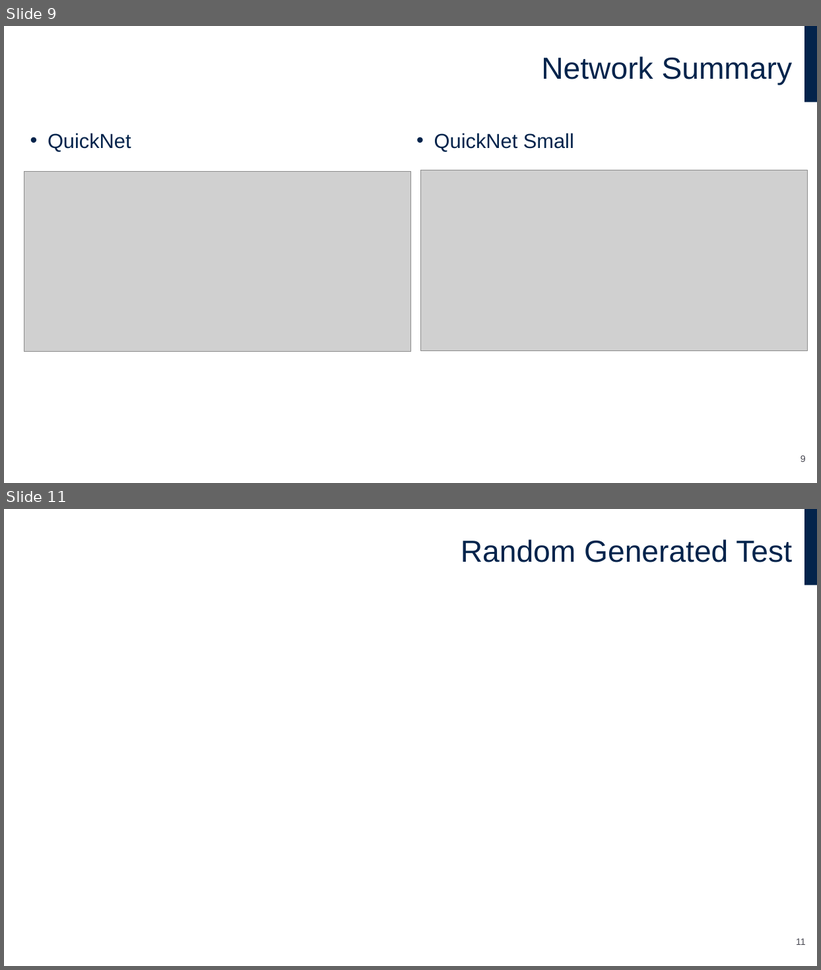
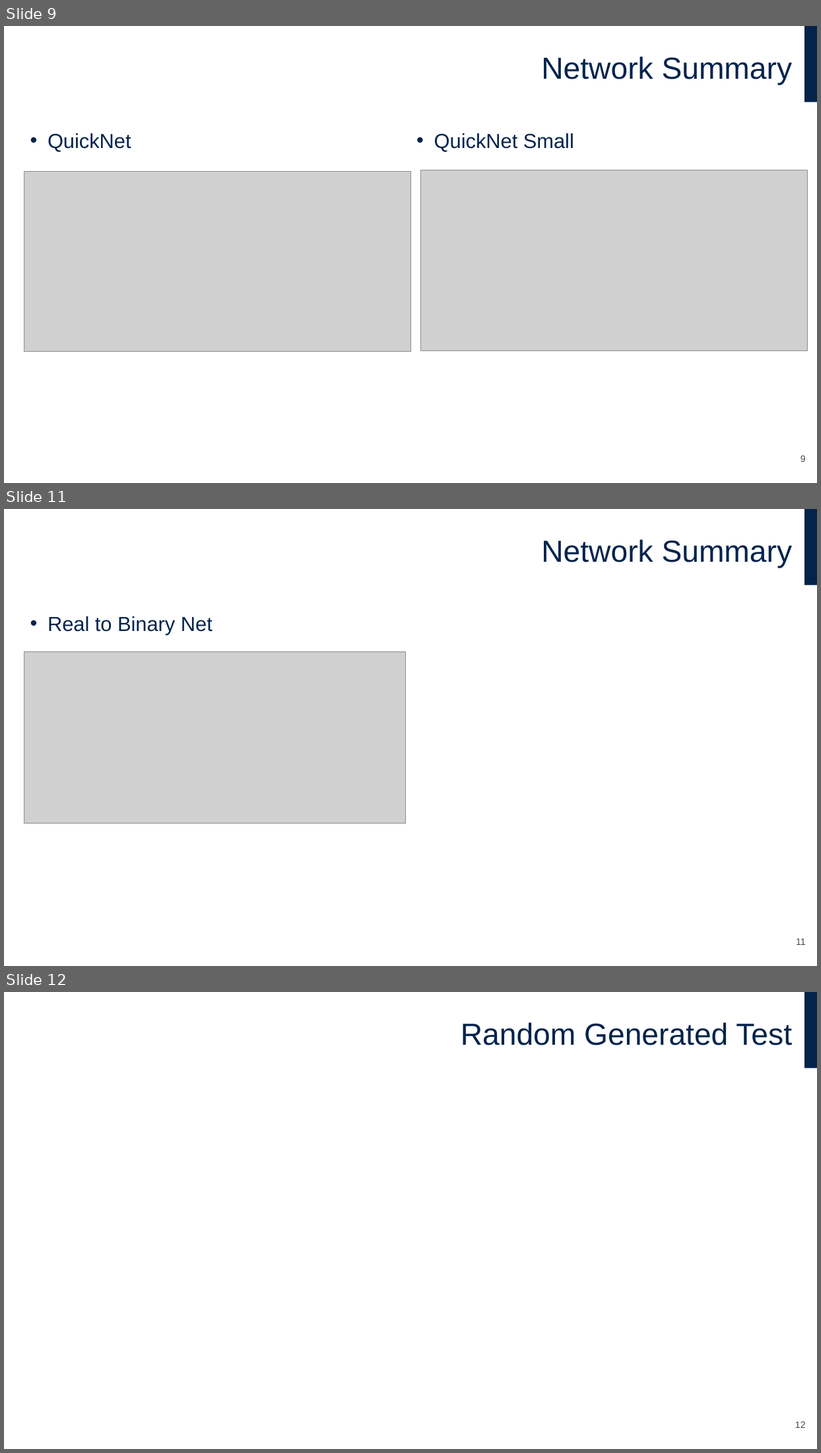
Before and after one commit to FrancescoLoro/qkeras_vs_larq_zoo_tester, a slide deck: zoo_qkeras_vs_larq.pptx. Shown one above the other, each under a label of ours: slides 9 and 11 before the commit, slides 9, 11 and 12 after it; the slides between them are not shown. The pictures are 821x970 and 821x1453 pixels, drawn with LibreOffice and Linux fonts; fonts in the diff are those of the drawing; grey boxes stand for pictures; background and template pictures are left out. Boxes give left, top, right and bottom in pixels: in the first picture for what was removed or moved away, otherwise in the second. Text is boxed around its words. In the diff, an @@ line names an element or a change of style, - is before the commit and + after.

Commit message:
added XNORNet and Binary to Real Net

```diff
--- a/zoo_qkeras_vs_larq.pptx
+++ b/zoo_qkeras_vs_larq.pptx
@@ slide 11 added at (4, 509, 817, 966), background #FFFFFF; not listed: 1 template element that a slide beside it also shows @@
@@ title added at (541, 539, 793, 568), 36 pt, text #03234B @@
+Network Summary
@@ text added at (48, 616, 213, 635), 24 pt, text #03234B @@
+• Real to Binary Net
@@ picture added at (24, 652, 406, 824) @@
@@ page number added at (796, 939, 806, 945), 11 pt, text #464650 @@
+11
@@ what was slide 11 is now slide 12 @@
@@ page number at (795, 1422, 806, 1428): text changed @@
-11
+12
```
Also in this commit, not shown: 3 slides changed, 23 other files.
